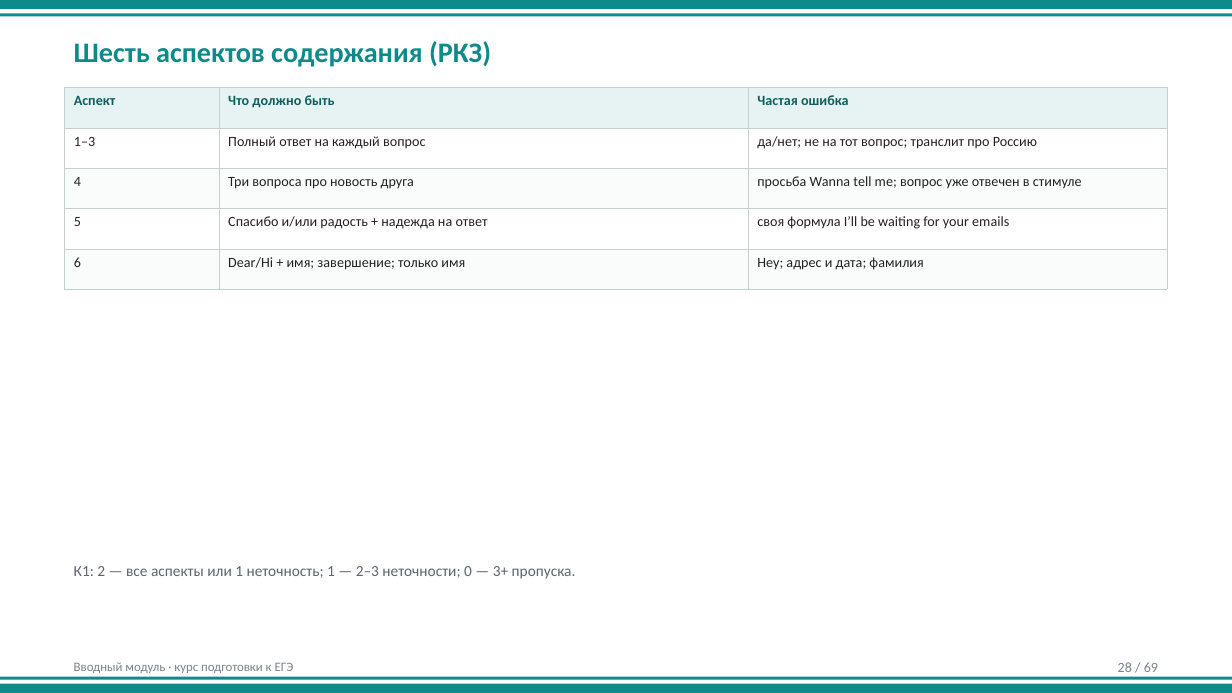
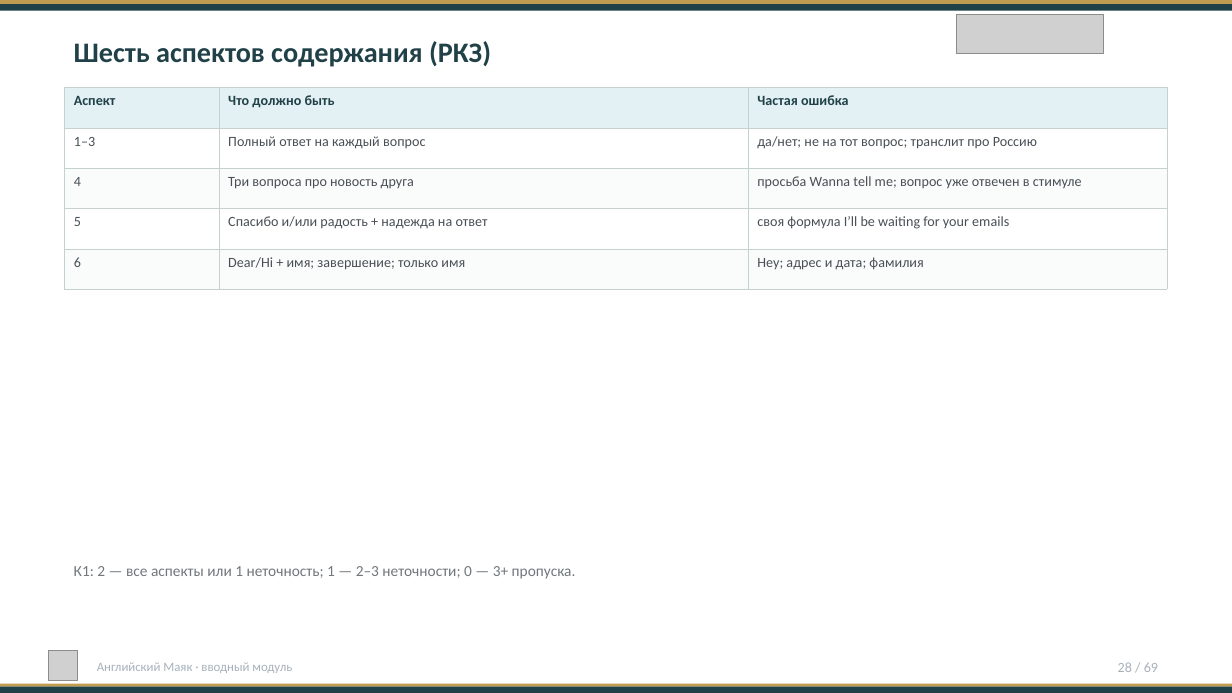
Before and after one commit to munlightshadow/music, a slide deck: slide 28 of ege-english-course/03-curriculum/intro-student/вводный-модуль.pptx. Drawn at 1232x693 pixels with LibreOffice and Linux fonts; fonts in the diff are those of the drawing; grey boxes stand for pictures. Boxes give left, top, right and bottom in pixels: in the first picture for what was removed or moved away, otherwise in the second. Text is boxed around its words. In the diff, an @@ line names an element or a change of style, - is before the commit and + after.

```diff
--- a/ege-english-course/03-curriculum/intro-student/вводный-модуль.pptx
+++ b/ege-english-course/03-curriculum/intro-student/вводный-модуль.pptx
@@ rectangle at <box>0,4,1232,10</box>: fill #0E8A8A to #214149 @@
@@ rectangle: place and size @@
-rectangle at <box>0,0,1232,9</box>
+rectangle at <box>0,0,1232,4</box>
@@ rectangle at <box>0,0,1232,4</box>: fill #0E8A8A to #C19B4F @@
@@ rectangle: place and size @@
-rectangle at <box>0,13,1232,16</box>
+rectangle at <box>0,4,1232,10</box>
@@ picture added at <box>957,15,1104,54</box> @@
@@ text "Шесть аспектов содержания (РКЗ)" at <box>74,41,491,67</box>: text colour #0E8A8A to #214149 @@
@@ table at <box>65,88,1167,289</box> @@
@@ fill #E7F3F3 to #E4F1F4 in row 1 @@
@@ text colour #0E5F5F to #214149 in "Аспект", "Что должно быть", "Частая ошибка" @@
@@ text colour #222222 to #494F55 in "1–3", "Полный ответ на каждый вопрос", "да/нет; не на тот вопрос; транслит про ...", "4" and 8 more places @@
@@ text "К1: 2 — все аспекты ..." at <box>74,566,576,579</box>: text colour #5C6570 to #70787C @@
@@ picture added at <box>48,651,78,680</box> @@
@@ text "28 / 69" at <box>1118,662,1158,672</box>: text colour #7A838C to #A8B2BB @@
@@ rectangle at <box>0,687,1232,693</box>: fill #0E8A8A to #214149 @@
@@ rectangle at <box>0,684,1232,687</box>: fill #0E8A8A to #C19B4F @@
@@ rectangle: place and size @@
-rectangle at <box>0,677,1232,679</box>
+rectangle at <box>0,684,1232,687</box>
@@ text at <box>97,662,292,673</box>: text changed; text colour #7A838C to #A8B2BB @@
-Вводный модуль · курс подготовки к ЕГЭ
+Английский Маяк · вводный модуль
```
Also in this commit, not shown: 68 other slides changed, 20 other files.
